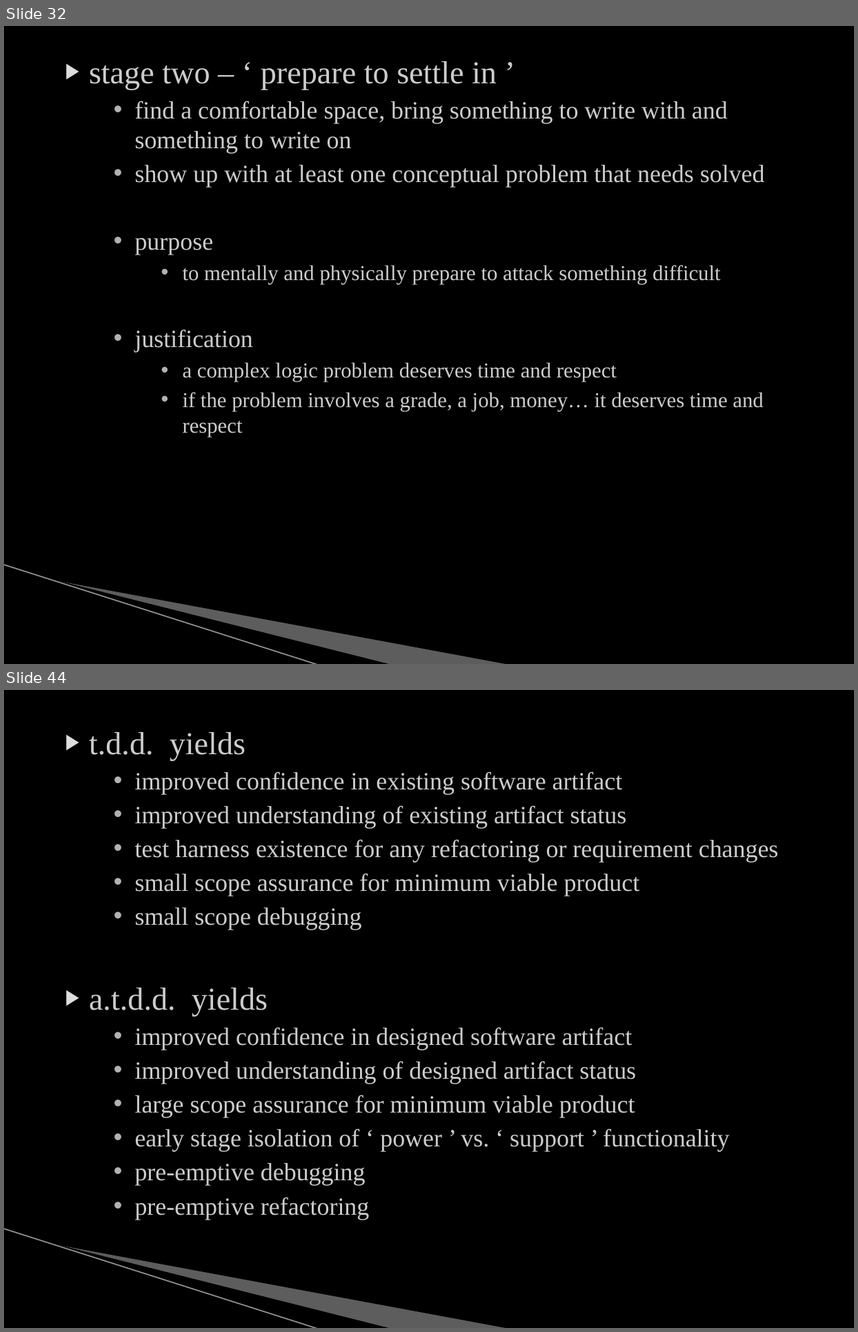
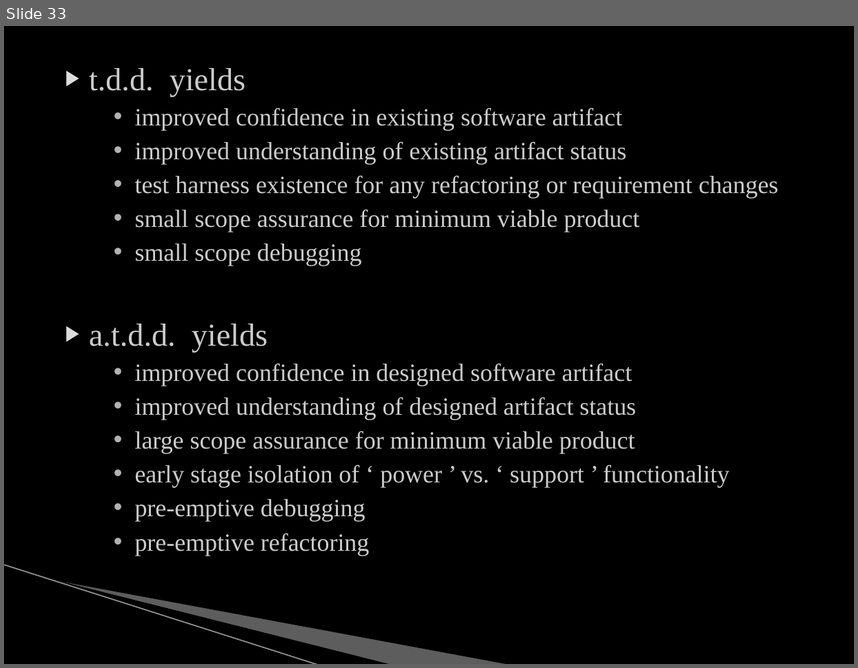
Before and after one commit to mjs0031/master_report, a slide deck: the_defense.pptx. Shown one above the other, each under a label of ours: slides 32 and 44 before the commit, slide 33 after it; the slides between them are not shown. The pictures are 858x1332 and 858x668 pixels, drawn with LibreOffice and Linux fonts; fonts in the diff are those of the drawing; background and template pictures are left out. Boxes give left, top, right and bottom in pixels: in the first picture for what was removed or moved away, otherwise in the second. Text is boxed around its words. In the diff, an @@ line names an element or a change of style, - is before the commit and + after.

```diff
--- a/the_defense.pptx
+++ b/the_defense.pptx
@@ slide 32 removed at box(4, 26, 854, 664), background #000000; not listed: 3 template elements that a slide beside it also shows @@
@@ text removed at box(89, 61, 765, 437) @@
-▶ stage two – ‘ prepare to settle in ’
-    • find a comfortable space, bring something to write with and something to write on
-    • show up with at least one conceptual problem that needs solved
-    • purpose
-        • to mentally and physically prepare to attack something difficult
-    • justification
-        • a complex logic problem deserves time and respect
-        • if the problem involves a grade, a job, money… it deserves time and respect
@@ what was slide 44 is now slide 33 @@
```
Also in this commit, not shown: 5 slides changed, 19 slides added, 31 other slides removed, 3 other files.
